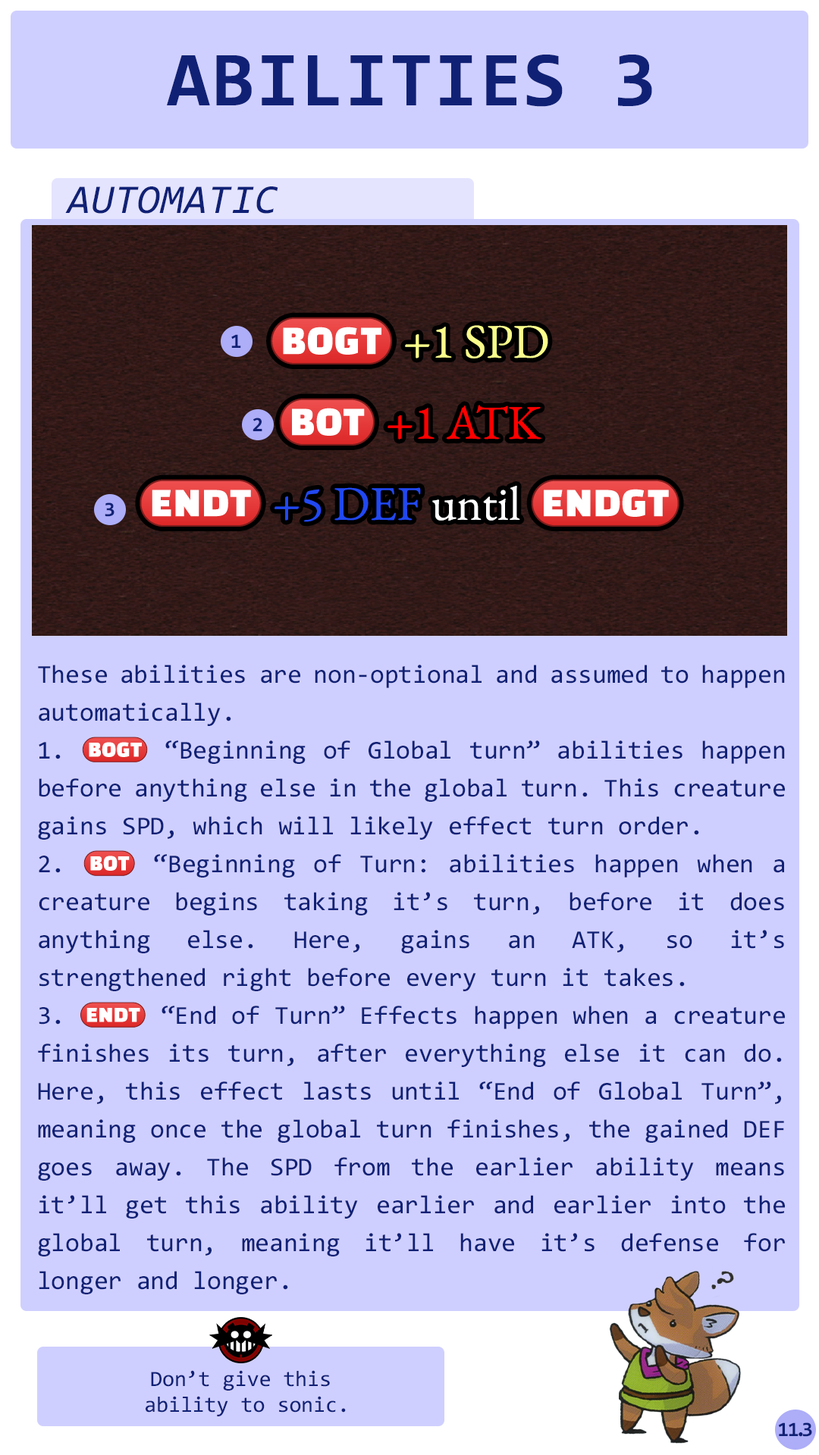
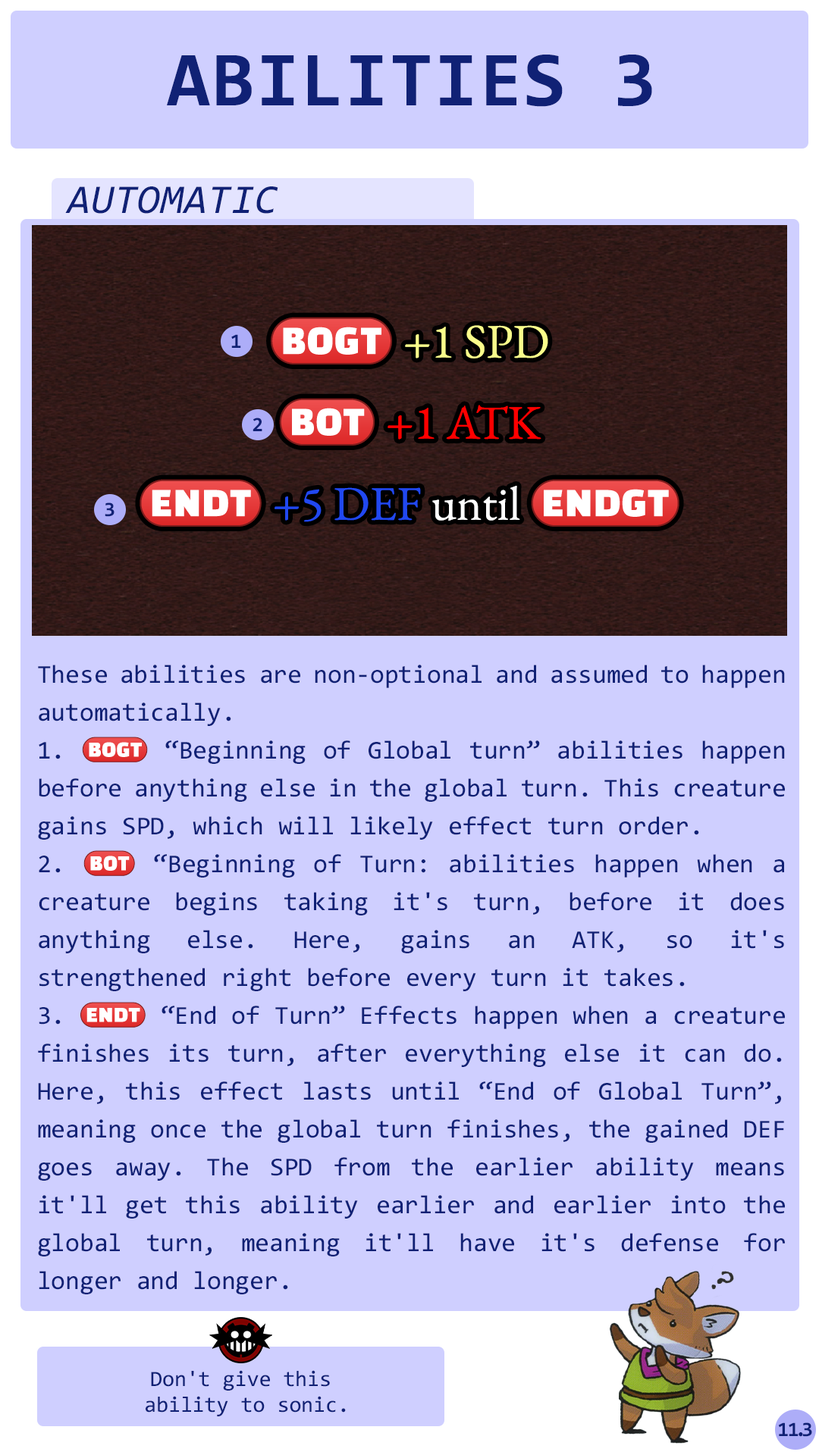
Comparing the layer stacks of the two 819×1455 images. Changes:
painted on "Phase 1 copy 2" over (188, 1370, 195, 1379)
painted on "Item shop copy" over (68, 892, 767, 1243)
